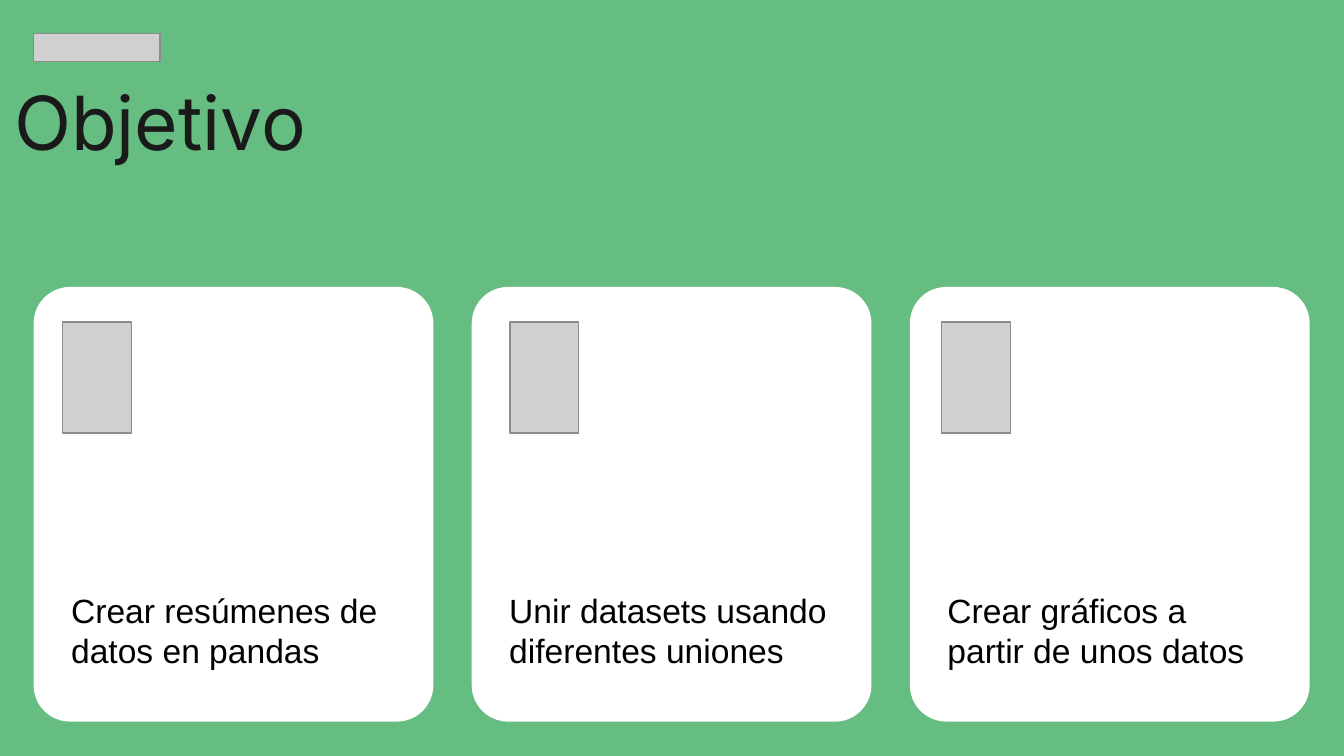
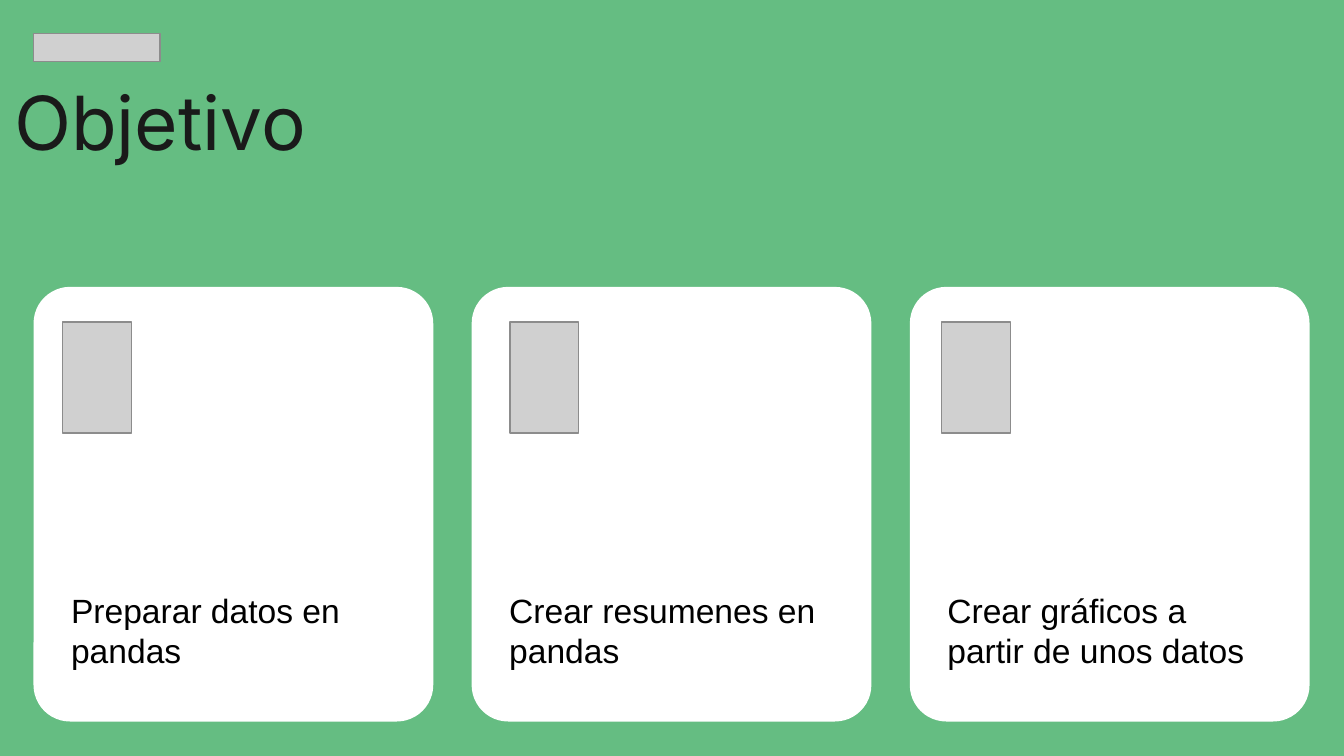
Before and after one commit to zyntonyson/bootcamp_ds_da, a slide deck: slide 5 of 05-da-v8-introduction-python/18-python-introduction.pptx. Drawn at 1344x756 pixels with LibreOffice and Linux fonts; fonts in the diff are those of the drawing; grey boxes stand for pictures. Boxes give left, top, right and bottom in pixels: in the first picture for what was removed or moved away, otherwise in the second. Text is boxed around its words. In the diff, an @@ line names an element or a change of style, - is before the commit and + after.

```diff
--- a/05-da-v8-introduction-python/18-python-introduction.pptx
+++ b/05-da-v8-introduction-python/18-python-introduction.pptx
@@ text in rounded rectangle at (71,598,339,669): text changed @@
-Crear resúmenes de datos en pandas
+Preparar datos en pandas
@@ text in rounded rectangle at (509,599,815,669): text changed @@
-Unir datasets usando diferentes uniones
+Crear resumenes en pandas
```
Also in this commit, not shown: 3 other slides changed, 2 other files.
